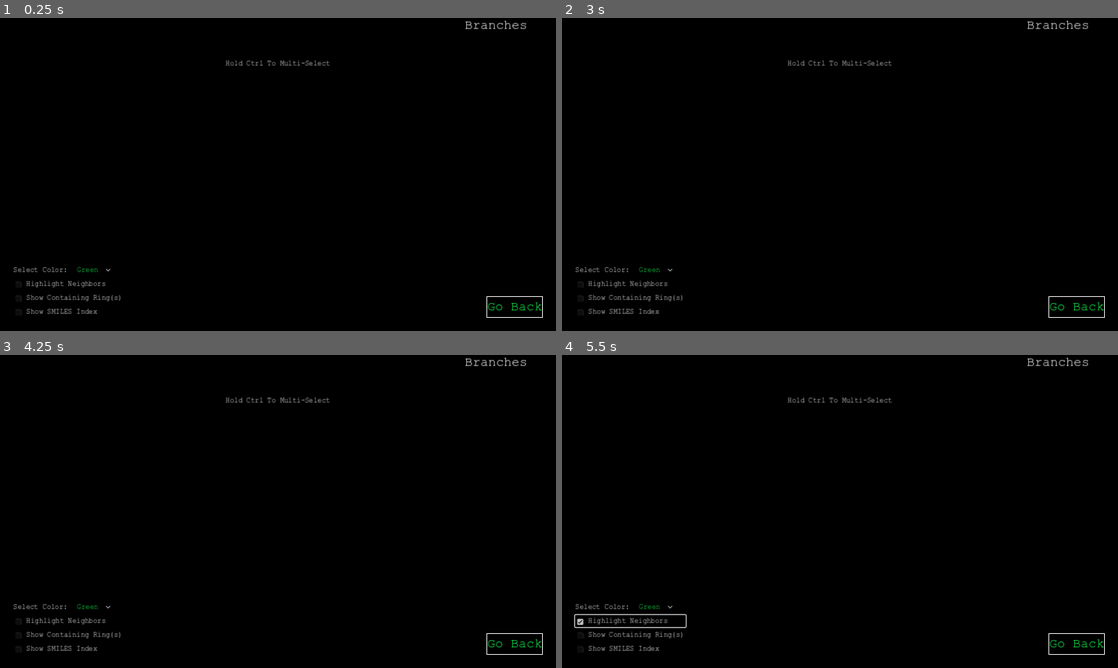
Above: before the commit, frames 1-4 (two rows, left to right).
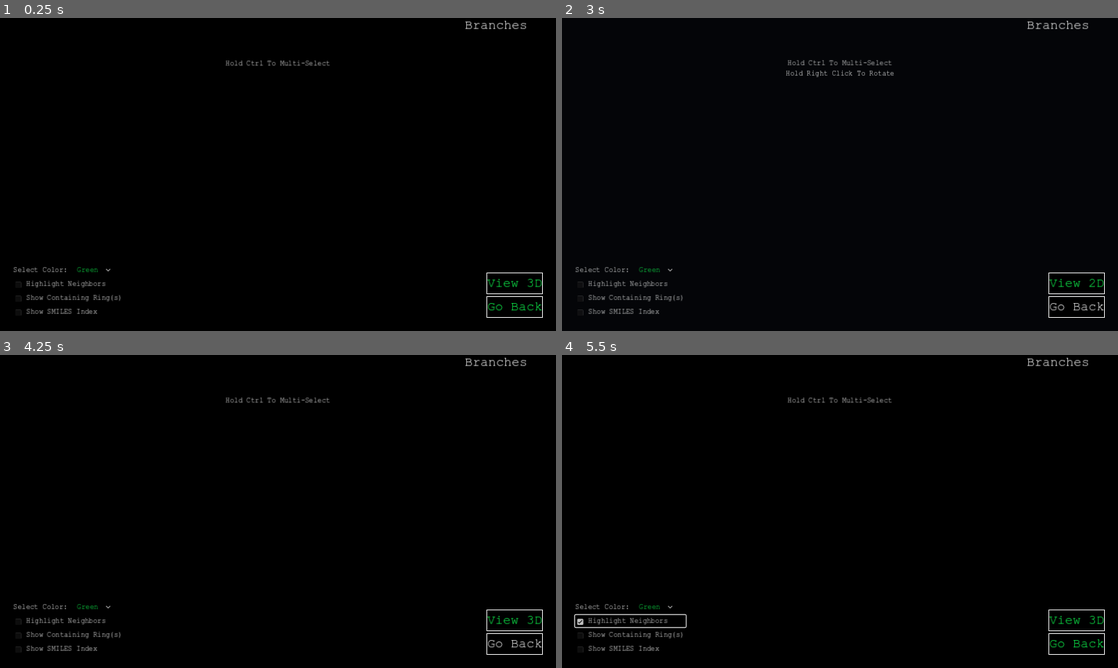
Above: after the commit, the same moments.

Repository: ualibweb/SmiNav
Game: Godot game, scene res://Scenes/2D Visualizer/2d_smile_visualizer.tscn
Same seed, same stepped clock (60 frames per second), same inputs: the game is played once before the commit and once after it. This scene is started directly instead of the project's main scene.
Inputs (mouse positions are in pixels of both pictures, inside the frame that each line leads up to):
- Up to frame 1 (0.25 s): no input
- Up to frame 2 (3 s): click "Go Back" at 0.5 s; click (817, 168) at 1.27 s; type "12" at 1.35 s; click "2D" at 2 s; click (1079, 284) at 2.75 s, where only the run after the commit has a clickable "View 3D"
- Up to frame 3 (4.25 s): click (517, 621) at 3.5 s, where only the run after the commit has a clickable "View 2D"
- Up to frame 4 (5.5 s): click "Green" at 4.25 s; click "Highlight Neighbors" at 5 s

The runs differ from the first frame. In frame 1, 0.2% of the frame differs, in the area x 87-98%, y 81-89%; in frame 2, 0.5%, in the area x 40-98%, y 13-94%; in frame 3, 0.2%; in frame 4, 0.2%.
Error in both runs: Attempt to call function 'get_as_text' in base 'null instance' on a null instance. (res://Scenes/2D)

Commit message:
Update UI elements and add functionality for 3D and 2D visualization

Diff:
--- a/Scenes/2D Visualizer/2d_smile_visualizer.gd
+++ b/Scenes/2D Visualizer/2d_smile_visualizer.gd
@@ -18,7 +18,8 @@
 @onready var viewport = get_viewport_rect().size
 
 # UI elements for user interaction.
-@onready var back = $Control/Back
+@onready var _3d_button = $"Control/VBoxContainer/3D Button"
+@onready var back = $Control/VBoxContainer/Back
 @onready var option_button = $Control/Options/HBoxContainer/OptionButton
 const COUR = preload("res://Fonts/cour.ttf")
 const ELEMENT_BUTTON = preload("res://Utils/Element Button/element_button.tscn")
@@ -69,6 +70,7 @@
 # Updates colors of back and option_button to reflect the globally selected color.
 func _on_update_colors():
 	back.add_theme_color_override("font_color", Globals.selected_color)
+	_3d_button.add_theme_color_override("font_color", Globals.selected_color)
 	option_button.add_theme_color_override("font_color", Globals.selected_color)
 
 	# Applies a new style to atom buttons based on the selected color.
@@ -322,7 +324,6 @@
 	var branches_text = branches_file.get_as_text().strip_edges()
 	var branches = branches_text.split("\n")
 
-	var branch_index = 0
 	for branch in branches:
 		var new_button = BRANCH_BUTTON.instantiate()
 		var segments = branch.split("\t")
@@ -349,9 +350,7 @@
 			atom_buttons[button_index].button_pressed = false
 	update_highlights()
 
-# Handler for button press actions, possibly to change scenes or trigger functions.
-func _on_button_pressed():
-	get_tree().change_scene_to_file("res://Scenes/Main Menu/python_runner.tscn")
+
 
 # Updates global color selection based on user choice from an option button.
 func _on_option_button_item_selected(index):
@@ -387,3 +386,12 @@
 		turn_on_index()
 	else:
 		turn_off_index()
+
+
+func _on_d_button_pressed():
+	get_tree().change_scene_to_file("res://Scenes/3D Visualizer/3d_smile_visualizer.tscn")
+
+
+# Handler for button press actions, possibly to change scenes or trigger functions.
+func _on_back_pressed():
+	get_tree().change_scene_to_file("res://Scenes/Main Menu/python_runner.tscn")
--- a/Scenes/2D Visualizer/2d_smile_visualizer.tscn
+++ b/Scenes/2D Visualizer/2d_smile_visualizer.tscn
@@ -177,8 +177,7 @@
 theme_override_fonts/font = ExtResource("2_165ru")
 text = "Show SMILES Index"
 
-[node name="Back" type="Button" parent="Control"]
-custom_minimum_size = Vector2(100, 50)
+[node name="VBoxContainer" type="VBoxContainer" parent="Control"]
 layout_mode = 1
 anchors_preset = 3
 anchor_left = 1.0
@@ -191,14 +190,31 @@
 offset_bottom = -30.0
 grow_horizontal = 0
 grow_vertical = 0
+
+[node name="3D Button" type="Button" parent="Control/VBoxContainer"]
+custom_minimum_size = Vector2(100, 50)
+layout_mode = 2
 theme_override_colors/font_color = Color(0.0588235, 1, 0.313726, 1)
 theme_override_fonts/font = ExtResource("2_165ru")
 theme_override_font_sizes/font_size = 30
-theme_override_styles/normal = SubResource("StyleBoxFlat_8nvn7")
-theme_override_styles/hover = SubResource("StyleBoxFlat_8nvn7")
-theme_override_styles/pressed = SubResource("StyleBoxFlat_8nvn7")
-theme_override_styles/disabled = SubResource("StyleBoxFlat_8nvn7")
-theme_override_styles/focus = SubResource("StyleBoxFlat_8nvn7")
+theme_override_styles/normal = SubResource("StyleBoxFlat_hb4i8")
+theme_override_styles/hover = SubResource("StyleBoxFlat_hb4i8")
+theme_override_styles/pressed = SubResource("StyleBoxFlat_hb4i8")
+theme_override_styles/disabled = SubResource("StyleBoxFlat_hb4i8")
+theme_override_styles/focus = SubResource("StyleBoxFlat_hb4i8")
+text = "View 3D"
+
+[node name="Back" type="Button" parent="Control/VBoxContainer"]
+custom_minimum_size = Vector2(100, 50)
+layout_mode = 2
+theme_override_colors/font_color = Color(0.0588235, 1, 0.313726, 1)
+theme_override_fonts/font = ExtResource("2_165ru")
+theme_override_font_sizes/font_size = 30
+theme_override_styles/normal = SubResource("StyleBoxFlat_hb4i8")
+theme_override_styles/hover = SubResource("StyleBoxFlat_hb4i8")
+theme_override_styles/pressed = SubResource("StyleBoxFlat_hb4i8")
+theme_override_styles/disabled = SubResource("StyleBoxFlat_hb4i8")
+theme_override_styles/focus = SubResource("StyleBoxFlat_hb4i8")
 text = "Go Back"
 
 [node name="Structure" type="Node2D" parent="."]
@@ -210,4 +226,5 @@
 [connection signal="pressed" from="Control/Options/Neighbors" to="." method="_on_neighbors_pressed"]
 [connection signal="pressed" from="Control/Options/Rings" to="." method="_on_rings_pressed"]
 [connection signal="toggled" from="Control/Options/Index Toggle" to="." method="_on_index_toggle_toggled"]
-[connection signal="pressed" from="Control/Back" to="." method="_on_button_pressed"]
+[connection signal="pressed" from="Control/VBoxContainer/3D Button" to="." method="_on_d_button_pressed"]
+[connection signal="pressed" from="Control/VBoxContainer/Back" to="." method="_on_back_pressed"]
--- a/Scenes/3D Visualizer/3d_smile_visualizer.gd
+++ b/Scenes/3D Visualizer/3d_smile_visualizer.gd
@@ -6,7 +6,8 @@
 @onready var v_box_container = $"Control/Branches Container/ScrollContainer/VBoxContainer"
 @onready var neighbors_checkbox = $Control/Options/Neighbors
 @onready var rings_checkbox = $Control/Options/Rings
-@onready var back = $Control/Back
+@onready var back = $Control/VBoxContainer/Back
+@onready var _2d_button = $"Control/VBoxContainer/2D Button"
 @onready var option_button = $Control/Options/HBoxContainer/OptionButton
 @onready var fragment_text = $"Control/SMILES Container/Fragment_text"
 
@@ -71,6 +72,7 @@
 # Applies the selected color to the UI elements
 func _on_update_colors():
 	back.add_theme_color_override("font_color", Globals.selected_color)
+	_2d_button.add_theme_color_override("font_color", Globals.selected_color)
 	option_button.add_theme_color_override("font_color", Globals.selected_color)
 
 	var stylebox = generate_theme_stylebox()
@@ -361,7 +363,6 @@
 	var branches_text = branches_file.get_as_text().strip_edges()
 	var branches = branches_text.split("\n")
 
-	var branch_index = 0
 	for branch in branches:
 		var new_button = BRANCH_BUTTON.instantiate()
 		var segments = branch.split("\t")
@@ -441,3 +442,7 @@
 		var mouse_position = event.relative
 		structure.rotate_x(.01 * mouse_position.y)
 		structure.rotate_y(.01 * mouse_position.x)
+
+
+func _on_d_button_pressed():
+	get_tree().change_scene_to_file("res://Scenes/2D Visualizer/2d_smile_visualizer.tscn")
--- a/Scenes/3D Visualizer/3d_smile_visualizer.tscn
+++ b/Scenes/3D Visualizer/3d_smile_visualizer.tscn
@@ -213,8 +213,7 @@
 theme_override_fonts/font = ExtResource("2_73ak5")
 text = "Show SMILES Index"
 
-[node name="Back" type="Button" parent="Control"]
-custom_minimum_size = Vector2(100, 50)
+[node name="VBoxContainer" type="VBoxContainer" parent="Control"]
 layout_mode = 1
 anchors_preset = 3
 anchor_left = 1.0
@@ -227,6 +226,23 @@
 offset_bottom = -30.0
 grow_horizontal = 0
 grow_vertical = 0
+
+[node name="2D Button" type="Button" parent="Control/VBoxContainer"]
+custom_minimum_size = Vector2(100, 50)
+layout_mode = 2
+theme_override_colors/font_color = Color(0.0588235, 1, 0.313726, 1)
+theme_override_fonts/font = ExtResource("2_73ak5")
+theme_override_font_sizes/font_size = 30
+theme_override_styles/normal = SubResource("StyleBoxFlat_d23yw")
+theme_override_styles/hover = SubResource("StyleBoxFlat_d23yw")
+theme_override_styles/pressed = SubResource("StyleBoxFlat_d23yw")
+theme_override_styles/disabled = SubResource("StyleBoxFlat_d23yw")
+theme_override_styles/focus = SubResource("StyleBoxFlat_d23yw")
+text = "View 2D"
+
+[node name="Back" type="Button" parent="Control/VBoxContainer"]
+custom_minimum_size = Vector2(100, 50)
+layout_mode = 2
 theme_override_colors/font_color = Color(0.0588235, 1, 0.313726, 1)
 theme_override_fonts/font = ExtResource("2_73ak5")
 theme_override_font_sizes/font_size = 30
@@ -241,4 +257,5 @@
 [connection signal="pressed" from="Control/Options/Neighbors" to="." method="_on_neighbors_pressed"]
 [connection signal="pressed" from="Control/Options/Rings" to="." method="_on_rings_pressed"]
 [connection signal="toggled" from="Control/Options/Index Toggle" to="." method="_on_index_toggle_toggled"]
-[connection signal="pressed" from="Control/Back" to="." method="_on_button_pressed"]
+[connection signal="pressed" from="Control/VBoxContainer/2D Button" to="." method="_on_d_button_pressed"]
+[connection signal="pressed" from="Control/VBoxContainer/Back" to="." method="_on_button_pressed"]
Not shown: 1 places in Scenes/2D Visualizer/2d_smile_visualizer.tscn that only renumber resources
